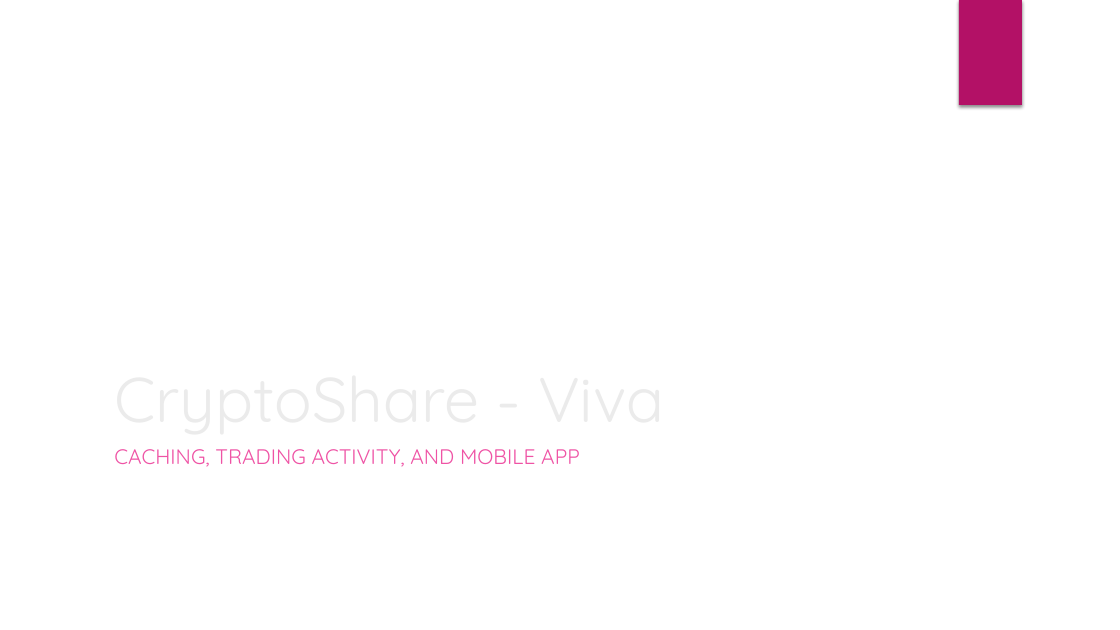
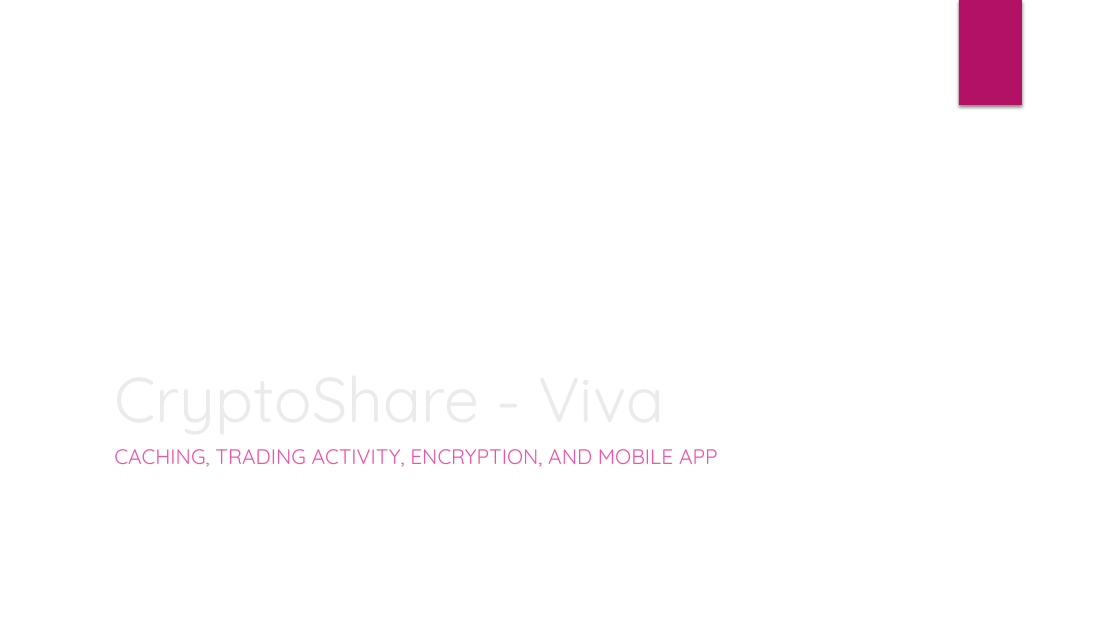
Before and after one commit to Xtrendence/CryptoShare, a slide deck: slide 1 of docs/Meetings/Viva/Viva.pptx. Drawn at 1120x630 pixels with LibreOffice and Linux fonts; fonts in the diff are those of the drawing; background and template pictures are left out. Boxes give left, top, right and bottom in pixels: in the first picture for what was removed or moved away, otherwise in the second. Text is boxed around its words. In the diff, an @@ line names an element or a change of style, - is before the commit and + after.

Commit message:
Modified Viva presentation.

```diff
--- a/docs/Meetings/Viva/Viva.pptx
+++ b/docs/Meetings/Viva/Viva.pptx
@@ subtitle at (114, 449, 718, 467): text changed @@
-CACHING, TRADING ACTIVITY, AND MOBILE APP
+CACHING, TRADING ACTIVITY, ENCRYPTION, AND MOBILE APP
```
Also in this commit, not shown: 1 slide added.
